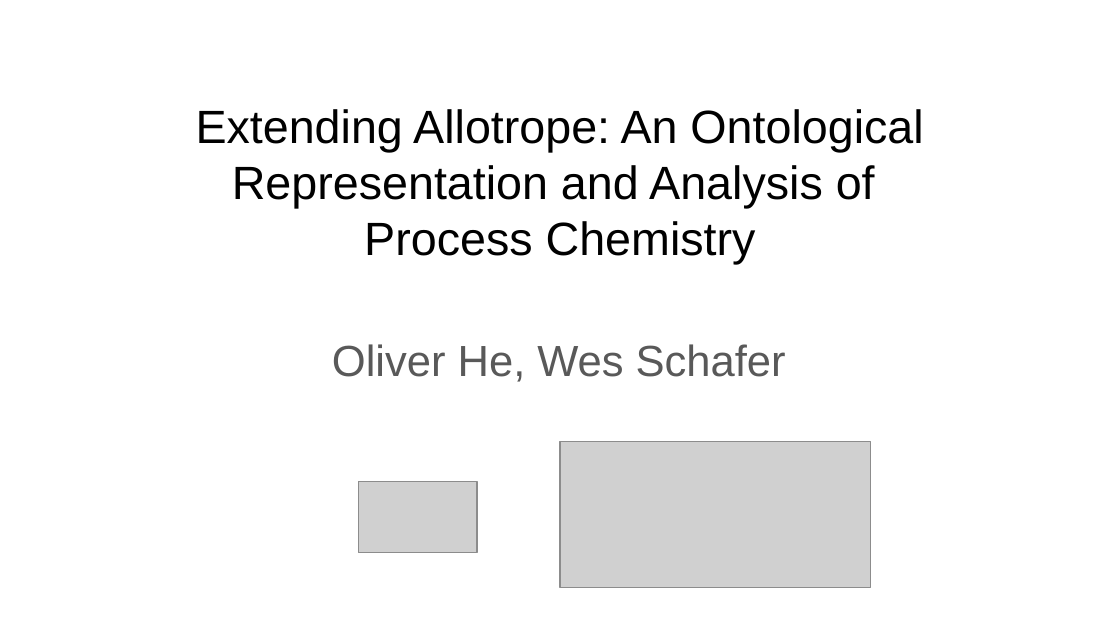
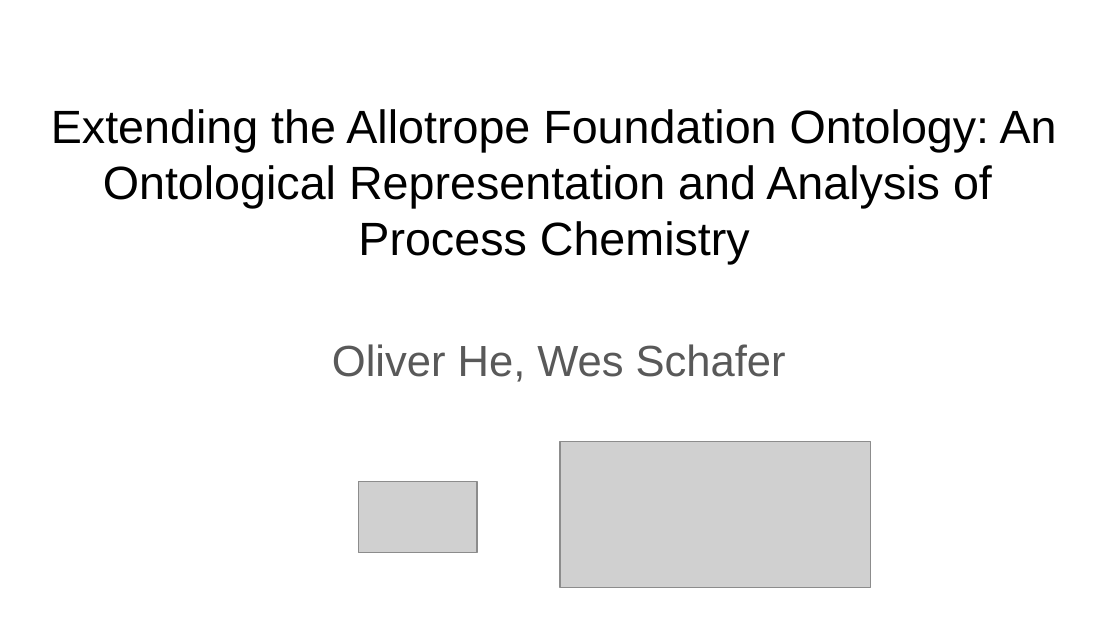
Before and after one commit to OPC-ontology/OPC, a slide deck: slide 1 of docs/Extending Allotrope_ An Ontological Representation and Analysis of Process Chemistry.pptx. Drawn at 1120x630 pixels with LibreOffice and Linux fonts; fonts in the diff are those of the drawing; grey boxes stand for pictures. Boxes give left, top, right and bottom in pixels: in the first picture for what was removed or moved away, otherwise in the second. Text is boxed around its words. In the diff, an @@ line names an element or a change of style, - is before the commit and + after.

```diff
--- a/docs/Extending Allotrope_ An Ontological Representation and Analysis of Process Chemistry.pptx
+++ b/docs/Extending Allotrope_ An Ontological Representation and Analysis of Process Chemistry.pptx
@@ title at bbox=[51, 109, 1057, 208]: text changed @@
-Extending Allotrope: An Ontological Representation and Analysis of
+Extending the Allotrope Foundation Ontology: An Ontological Representation and Analysis of
```
Also in this commit, not shown: 8 other slides changed, 1 other file.
